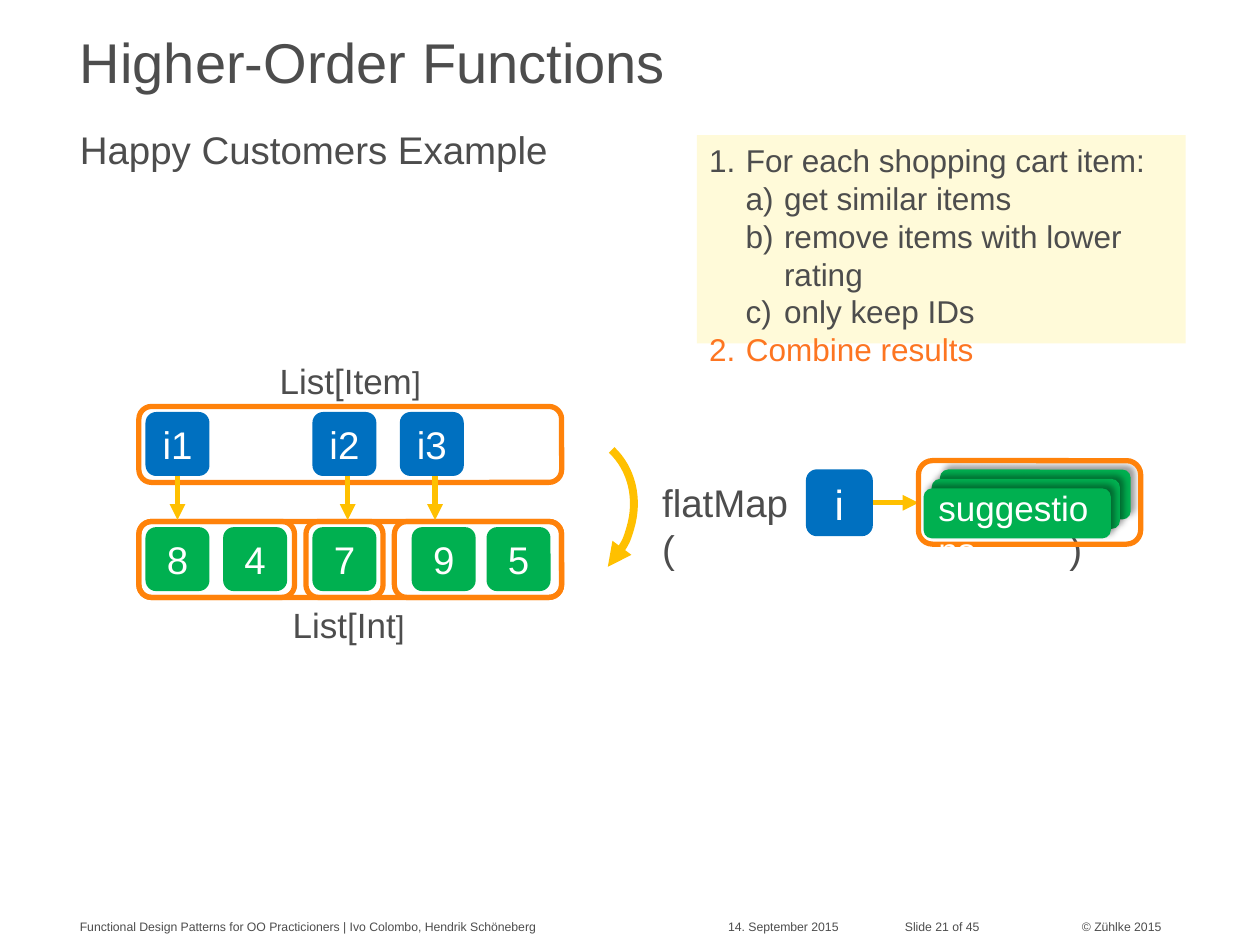
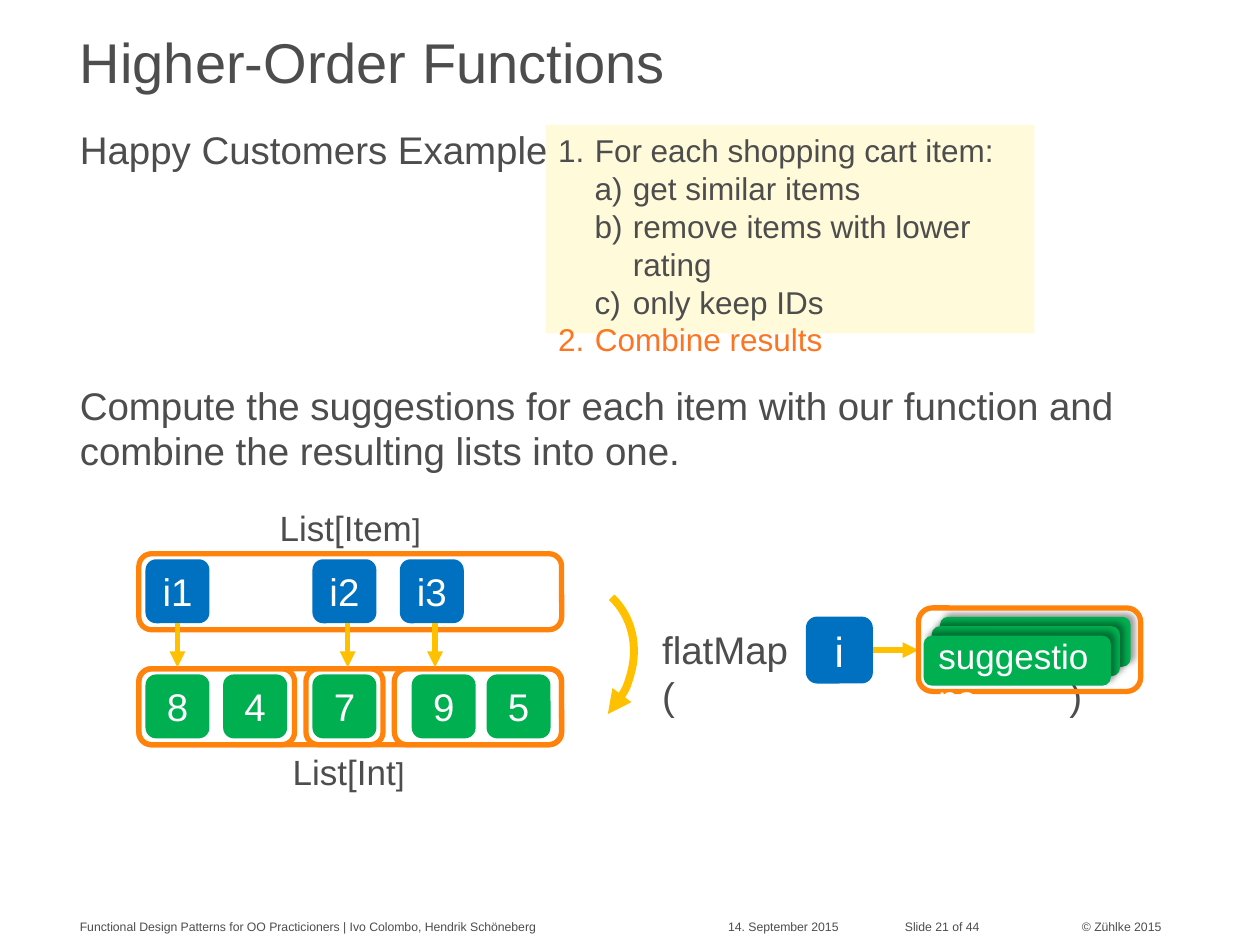
Before and after one commit to aax/zdays-fp-patterns, a slide deck: slide 21 of Functional Design Patterns for OO Practitioners.pptx. Drawn at 1260x945 pixels with LibreOffice and Linux fonts; fonts in the diff are those of the drawing. Boxes give left, top, right and bottom in pixels: in the first picture for what was removed or moved away, otherwise in the second. Text is boxed around its words. In the diff, an @@ line names an element or a change of style, - is before the commit and + after.

```diff
--- a/Functional Design Patterns for OO Practitioners.pptx
+++ b/Functional Design Patterns for OO Practitioners.pptx
@@ rectangle "For each shopping cart item:": place and size @@
-rectangle "For each shopping cart item:" at (697, 135, 1186, 343)
+rectangle "For each shopping cart item:" at (546, 125, 1034, 333)
@@ text added at (80, 392, 1113, 473), 22 pt, text #4D4D4D @@
+Compute the suggestions for each item with our function and combine the resulting lists into one.
@@ 18 rounded rectangles, 10 texts, 4 arrows, 1 arc (boxed as its full ellipse): place and size @@
-18 rounded rectangles, 10 texts, 4 arrows, 1 arc (boxed as its full ellipse) at (139, 368, 1140, 630)
+18 rounded rectangles, 10 texts, 4 arrows, 1 arc (boxed as its full ellipse) at (139, 515, 1140, 778)
@@ 3 texts: place and size @@
-3 texts at (293, 489, 844, 644)
+3 texts at (293, 636, 844, 792)
@@ text at (905, 922, 980, 931): text changed @@
-Slide 21 of 45
+Slide 21 of 44
```
Also in this commit, not shown: 15 other slides changed, 1 slide removed, 2 other files.
